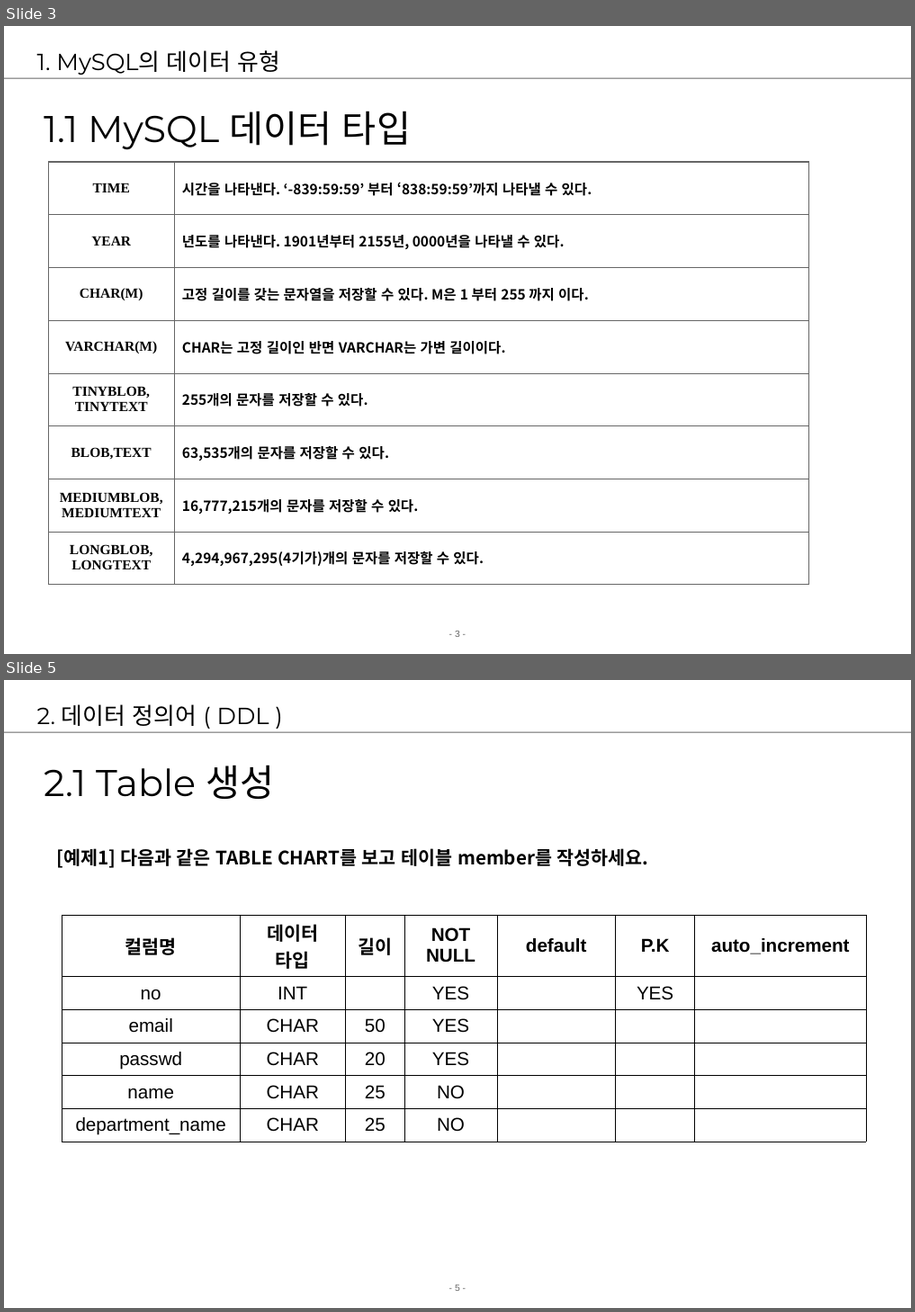
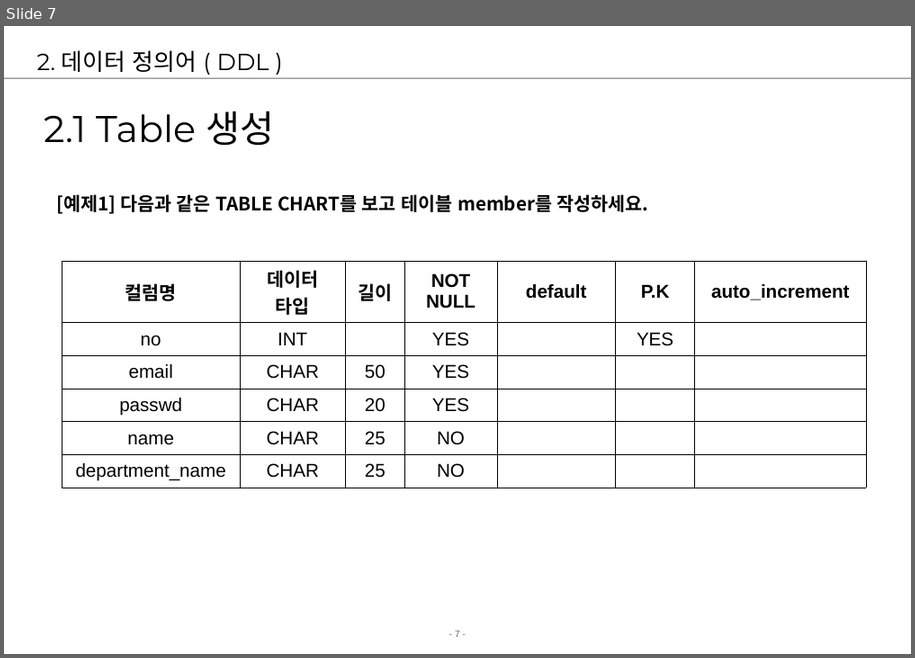
Before and after one commit to jungeunlee95/cafe24-TIL, a slide deck: 2 강의자료/02.강의/5. postgresql/postgresql3-DDLDML.ppt. Shown one above the other, each under a label of ours: slides 3 and 5 before the commit, slide 7 after it; the slides between them are not shown. The pictures are 915x1312 and 915x658 pixels, drawn with LibreOffice and Linux fonts; fonts in the diff are those of the drawing; background and template pictures are left out. Boxes give left, top, right and bottom in pixels: in the first picture for what was removed or moved away, otherwise in the second. Text is boxed around its words. In the diff, an @@ line names an element or a change of style, - is before the commit and + after.

```diff
--- a/2 강의자료/02.강의/5. postgresql/postgresql3-DDLDML.ppt
+++ b/2 강의자료/02.강의/5. postgresql/postgresql3-DDLDML.ppt
@@ slide 3 removed at [4,26,911,654], background #FFFFFF; not listed: 2 template elements that a slide beside it also shows @@
@@ title removed at [37,50,280,75] @@
-1. MySQL의 데이터 유형
@@ text removed at [44,111,411,150] @@
-1.1 MySQL 데이터 타입
@@ table removed at [48,162,808,583], 8 rows, 2 columns @@
-TIME | 시간을 나타낸다. ‘-839:59:59’ 부터 ‘838:59:59’까지 나타낼 수 있다.
-YEAR | 년도를 나타낸다. 1901년부터 2155년, 0000년을 나타낼 수 있다.
-CHAR(M) | 고정 길이를 갖는 문자열을 저장할 수 있다. M은 1 부터 255 까지 이다.
-VARCHAR(M) | CHAR는 고정 길이인 반면 VARCHAR는 가변 길이이다.
-TINYBLOB, TINYTEXT | 255개의 문자를 저장할 수 있다.
-BLOB,TEXT | 63,535개의 문자를 저장할 수 있다.
-MEDIUMBLOB, MEDIUMTEXT | 16,777,215개의 문자를 저장할 수 있다.
-LONGBLOB, LONGTEXT | 4,294,967,295(4기가)개의 문자를 저장할 수 있다.
@@ what was slide 5 is now slide 7 @@
@@ page number at [455,631,460,637]: text changed @@
-- 5 -
+- 7 -
```
Also in this commit, not shown: 1 slide changed, 4 slides added, 1 other slide removed, 35 other files.
